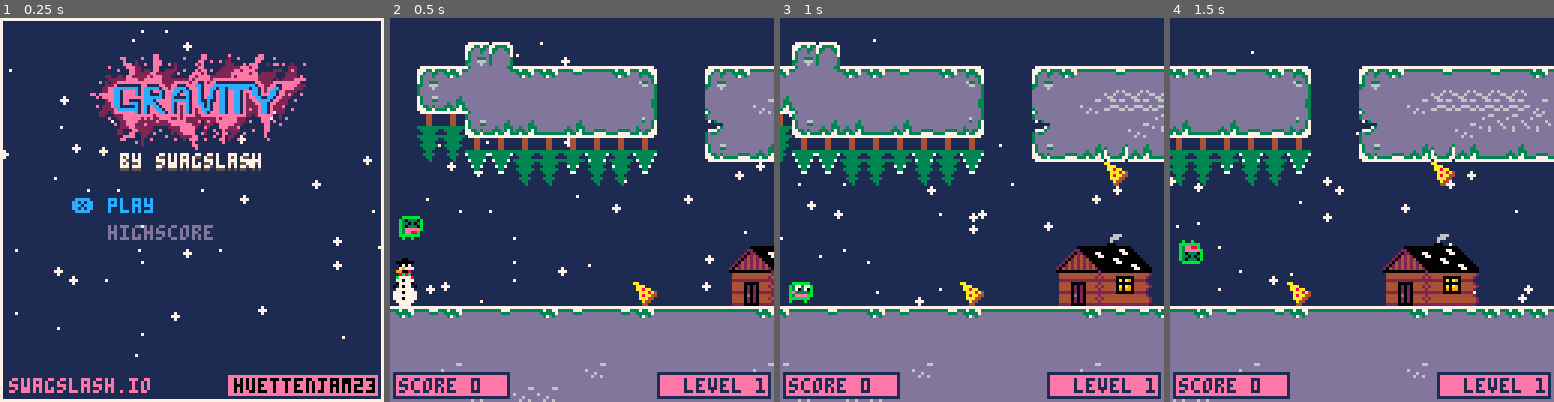
Above: before the commit, frames 1-4 (left to right).
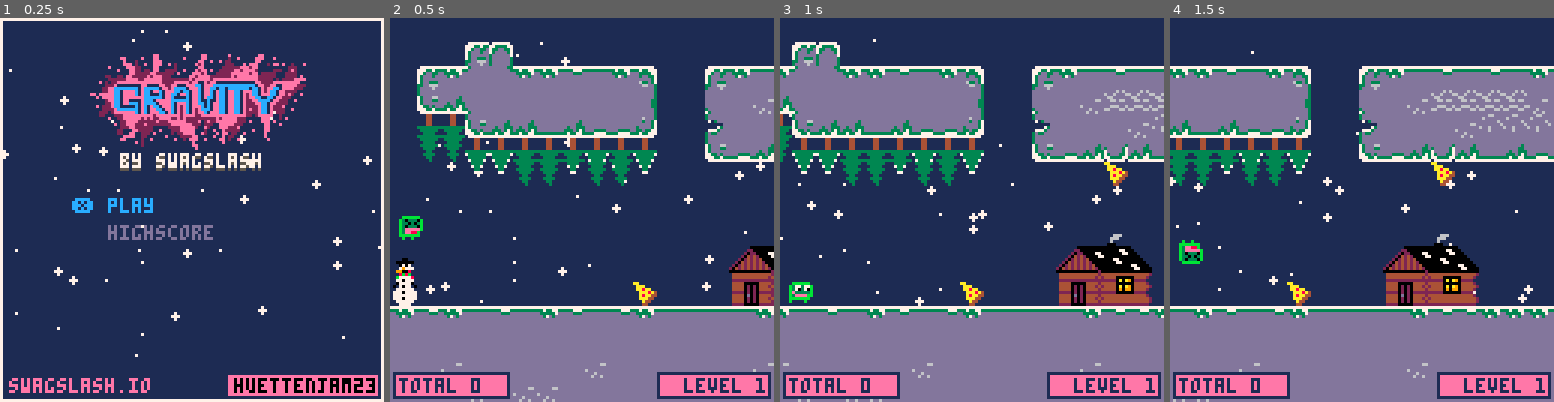
Above: after the commit, the same moments.

Repository: swagslash/huettenjam2023
Game: PICO-8 cartridge huettenjam2023.p8
The game is run twice, just before and just after one commit, with the same random seed, the same clock (stepped at 60 frames per second) and the same inputs.
Inputs:
- Up to frame 1 (0.25 s): no input
- Up to frame 2 (0.5 s): tap X (X key) at 0.33 s
- Up to frame 3 (1 s): tap O (Z key) at 0.7 s
- Up to frame 4 (1.5 s): tap X (X key) at 1.07 s

Frame 1 is identical in both runs. In frame 2, 0.2% of the frame differs, in the area x 2-18%, y 93-98%; in frame 3, 0.2%; in frame 4, 0.2%.

Commit message:
finished basic highscore support

Diff:
--- a/scripts/game.lua
+++ b/scripts/game.lua
@@ -38,7 +38,7 @@
 global_draw_offset_y = 0
 game_over_frames = 120
 
-level_finished_offset = 124 -- block offset when the level finishes
+level_finished_offset = 20 -- block offset when the level finishes
 level = 0
 final_level = 1
 
@@ -152,15 +152,16 @@
         draw_game_over()
     elseif player.is_finished then
         draw_level_finished()
-    else
+    end
+    -- else
         -- draw score
         rect(1, 118, 39, 126, 1)
         rectfill(2, 119, 38, 125, 14)
-        print('score ' .. score, 3, 120, 1)
+        print('total ' .. score, 3, 120, 1)
         rect(89, 118, 126, 126, 1)
         rectfill(90, 119, 125, 125, 14)
         print('level ' .. level + 1, 98, 120, 1)
-    end
+    -- end
     -- print(current_x)
         -- print fps
     -- print(stat(7))
--- a/scripts/highscores.lua
+++ b/scripts/highscores.lua
@@ -1,3 +1,9 @@
+highscores={
+	0,0,0,0,0,0,0,0,0,0
+}
+
+last_highscore = -1
+
 function open_highscore()
     get_highscore()
     act_update = update_hs
@@ -5,7 +11,9 @@
 end
 
 function update_hs()
-    if btnp(🅾️) then open_menu() end
+    if btnp(🅾️) or btnp(❎) then
+        open_menu()
+    end
 end
 
 function draw_hs()
@@ -19,12 +27,6 @@
 
     print_center("back to menu 🅾️", 120, 12);
 end
-
-highscores={
-	0,0,0,0,0,0,0,0,0,0
-}
-
-last_highscore = -1
 
 -- loads all hs from storage
 function get_highscore()
@@ -52,12 +54,15 @@
 
 function add_highscore(score)
 	last_highscore = score
+	local placed = -1
 	for i=1, #highscores do
 		local current_score = highscores[i]
 		if score > highscores[i] then
 			highscores[i] = score
 			score = current_score
+			placed = i
 		end
 	end
 	save_highscore()
+	return placed
 end
--- a/scripts/menu.lua
+++ b/scripts/menu.lua
@@ -7,6 +7,7 @@
 local cur_sel = 1
 
 function open_menu()
+    score = 0
     act_update = update_menu
     act_draw = draw_menu
 
--- a/scripts/nextlevel.lua
+++ b/scripts/nextlevel.lua
@@ -1,9 +1,15 @@
+placed = -1
 function next_level()
+    placed = -1
     player.is_finished = true
 
     local current_lvl_score = lvl_scores[level + 1]
     if current_lvl_score.current >= current_lvl_score.max then
         score += 10
+    end
+
+    if level >= final_level then
+        placed = add_highscore(score)
     end
 end
 
@@ -45,7 +51,11 @@
         outline_print_center("FULL PIZZA BONUS", 56, 7, 8, 1)
         outline_print_center("+10", 64, 7, 8, 1)
     else
-        print_center("collected "..current_lvl_score.current.." of "..current_lvl_score.max, 56)
-        print_center("collectibles", 64)
+        print(current_lvl_score.current.." / "..current_lvl_score.max, 45, 58)
+        spr(1, 72, 56)
+    end
+
+    if placed > 0 then
+        outline_print_center("Highscore! Took place "..placed, 10, 7, 8, 2)
     end
 end
